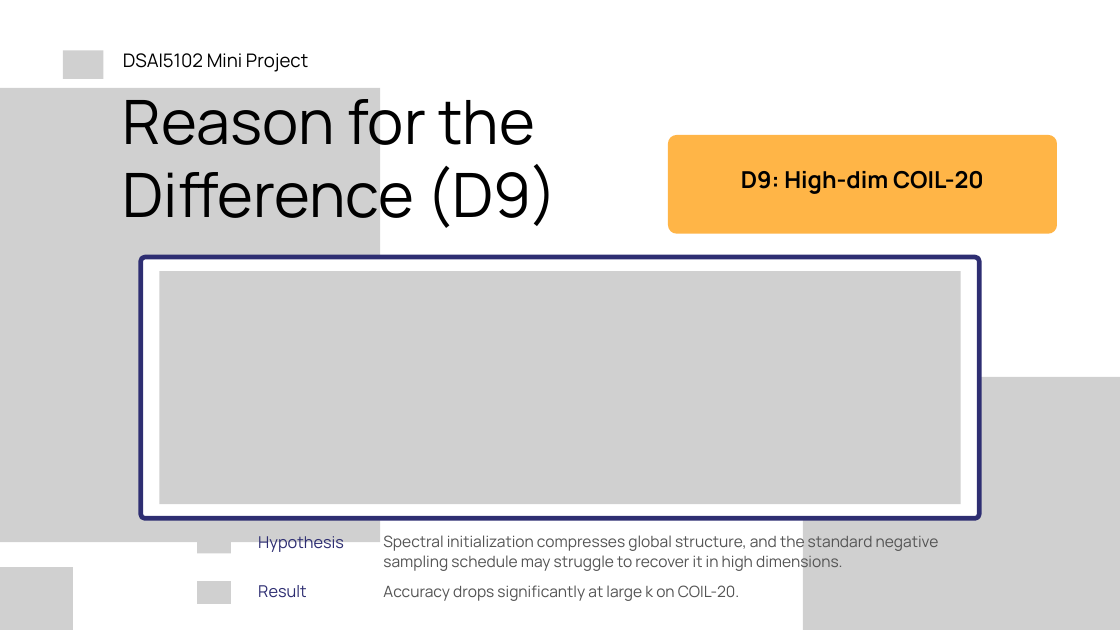
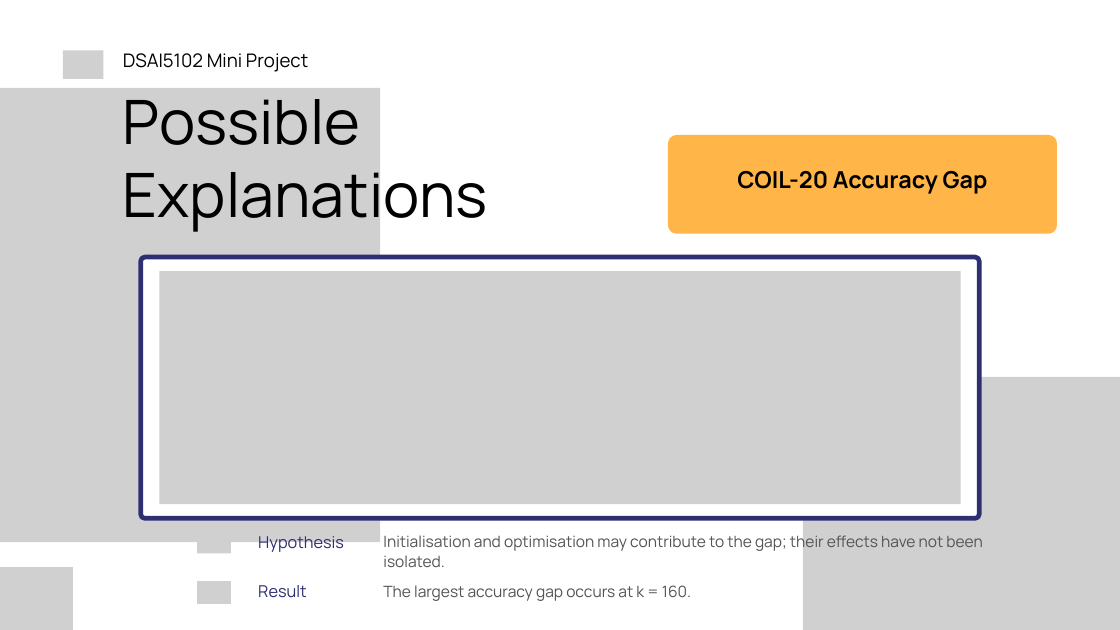
Before and after one commit to PKLgames/dsai5102MiniProject, a slide deck: slide 8 of slides/DSAI5102_Group16_Slides.pptx. Drawn at 1120x630 pixels with LibreOffice and Linux fonts; fonts in the diff are those of the drawing; grey boxes stand for pictures. Boxes give left, top, right and bottom in pixels: in the first picture for what was removed or moved away, otherwise in the second. Text is boxed around its words. In the diff, an @@ line names an element or a change of style, - is before the commit and + after.

```diff
--- a/slides/DSAI5102_Group16_Slides.pptx
+++ b/slides/DSAI5102_Group16_Slides.pptx
@@ text at box(123, 87, 488, 234): text changed @@
-Reason for the Difference (D9)
+Possible Explanations
@@ text at box(737, 171, 988, 194): text changed @@
-D9: High-dim COIL-20
+COIL-20 Accuracy Gap
@@ text at box(383, 533, 982, 567): text changed @@
-Spectral initialization compresses global structure, and the standard negative sampling schedule may struggle to recover it in high dimensions.
+Initialisation and optimisation may contribute to the gap; their effects have not been isolated.
@@ text at box(383, 585, 691, 601): text changed @@
-Accuracy drops significantly at large k on COIL-20.
+The largest accuracy gap occurs at k = 160.
```
Also in this commit, not shown: 7 other slides changed, 1 other file.
